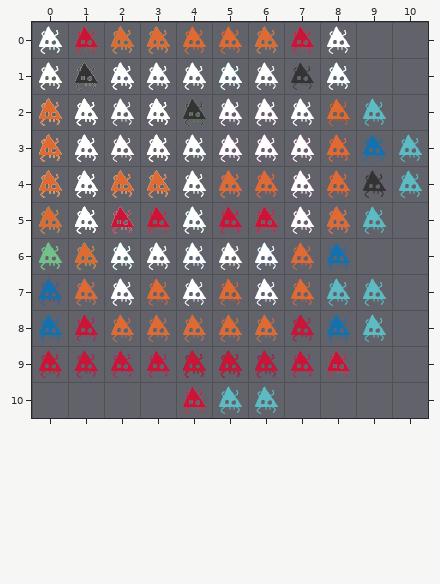
Tiled map -- spaders/src/map/levels.tmx. Above, as it was before the edit.
Cells are 64x64 px. Shown: x 0..10, y 0..10.
The same view after the edit:
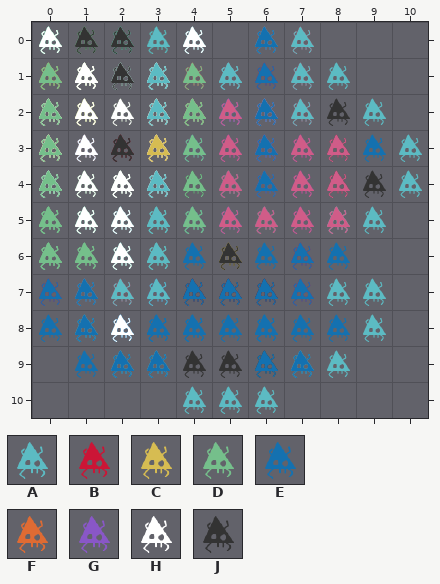
Key: from "spadersTileset": A 0, B 1, C 2, D 3, E 4, F 6, G 7, H 8, J 9.
_ is an empty cell.
Tiles replaced or removed in this view: B, F, H, J.
Tiles of an added or newly shown layer are drawn over the layers below it.
Difference:
Changed rows in their new state; . is an unchanged cell.
Layer "Tetris" (now shown):
first column x 0:
 0 .DAAA.B
 1 .DDABBB
 2 .C.GGGG
 3 CC.....
Layer "Asteroid" (now shown):
first column x 1:
 0 JJJH
 1 HJH.
 4 .H..
first column x 2:
 8 H
Layer "Pong" (now shown):
first column x 0:
 0 ...A..E
 1 ...A..E
 2 D..A..E
 3 D..C..E
 4 D..A..E
 5 D..A...
 6 ...A...
 7 ...A...
Layer "Superhard" (now hidden):
first column x 0:
 0 .________
 1 _________
 2 __.______
 3 _________
 4 _________
 5 _________
 6 ._._____.
 7 ._______.
 8 ._______.
 9 _________
10 ...._....
